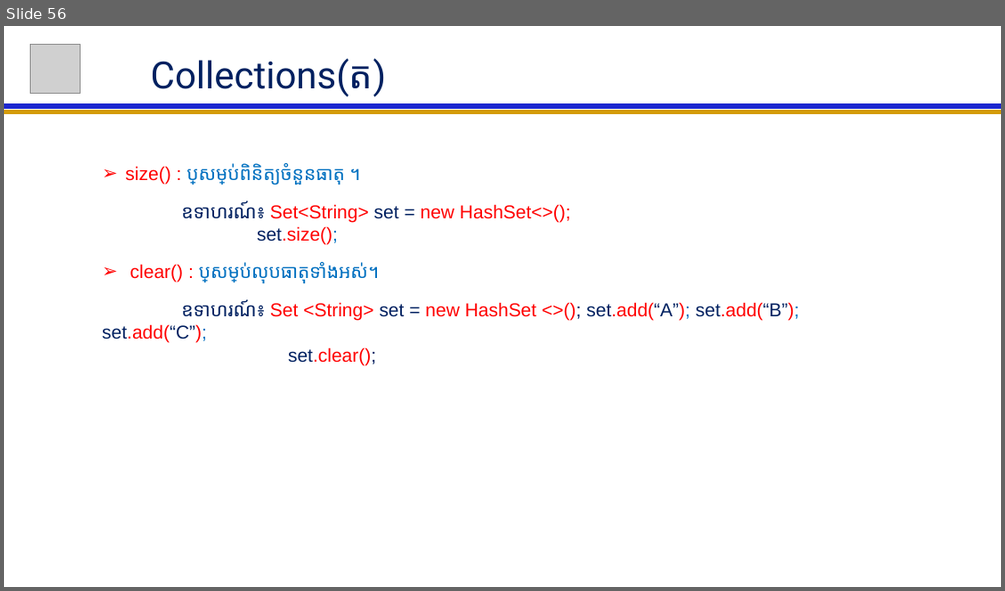
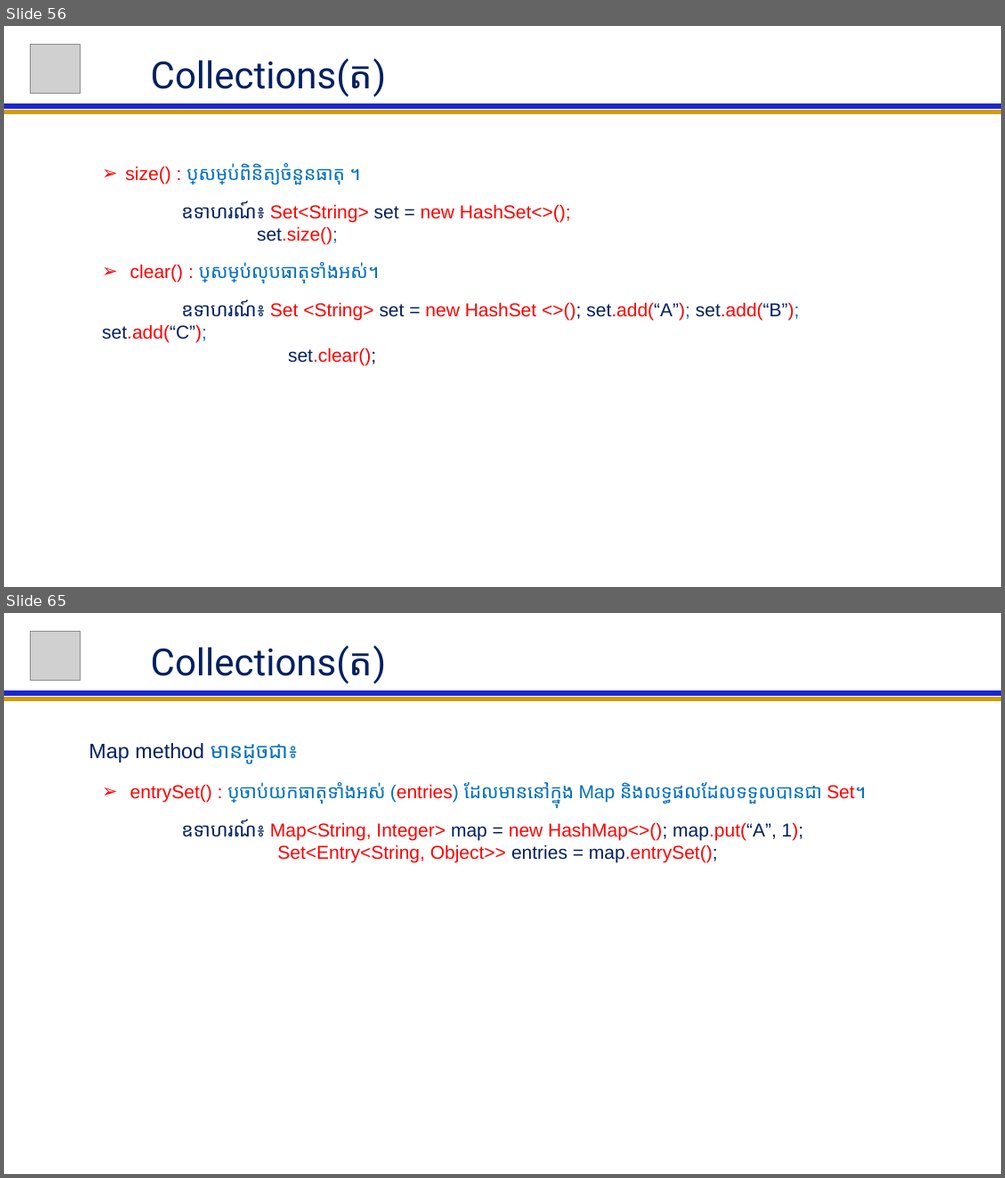
Before and after one commit to NGOUNCHHENGHY/ACLEDA-Java-For-Beginer, a slide deck: Java For Beginer Lession.pptx. Shown one above the other, each under a label of ours: slide 56 before the commit, slides 56 and 65 after it; the slides between them are not shown. The pictures are 1005x591 and 1005x1178 pixels, drawn with LibreOffice and Linux fonts; fonts in the diff are those of the drawing; grey boxes stand for pictures. Boxes give left, top, right and bottom in pixels: in the first picture for what was removed or moved away, otherwise in the second. Text is boxed around its words. In the diff, an @@ line names an element or a change of style, - is before the commit and + after.

```diff
--- a/Java For Beginer Lession.pptx
+++ b/Java For Beginer Lession.pptx
@@ slide 65 added at (4,613,1001,1174), background #FFFFFF @@
@@ picture added at (31,631,81,681) @@
@@ title added at (151,645,386,684), 36 pt, text #002060 @@
+Collections(ត)
@@ line added from (4, 699) to (1001, 699), #D49B06 4.5 pt @@
@@ line added from (4, 693) to (1001, 693), #1C27CF 4.5 pt @@
@@ subtitle added at (89,743,866,862), 18 pt, text #FF0000 @@
+Map method មានដូចជា៖
+  ➢ entrySet() : ប្រើចាប់យកធាតុទាំងអស់ (entries) ដែលមាននៅក្នុង Map និងលទ្ធផលដែលទទួលបានជា Set។
+  ឧទាហរណ៍៖ Map<String, Integer> map = new HashMap<>(); map.put(“A”, 1);
+  Set<Entry<String, Object>> entries = map.entrySet();
```
Also in this commit, not shown: 3 slides changed, 16 other slides added.
